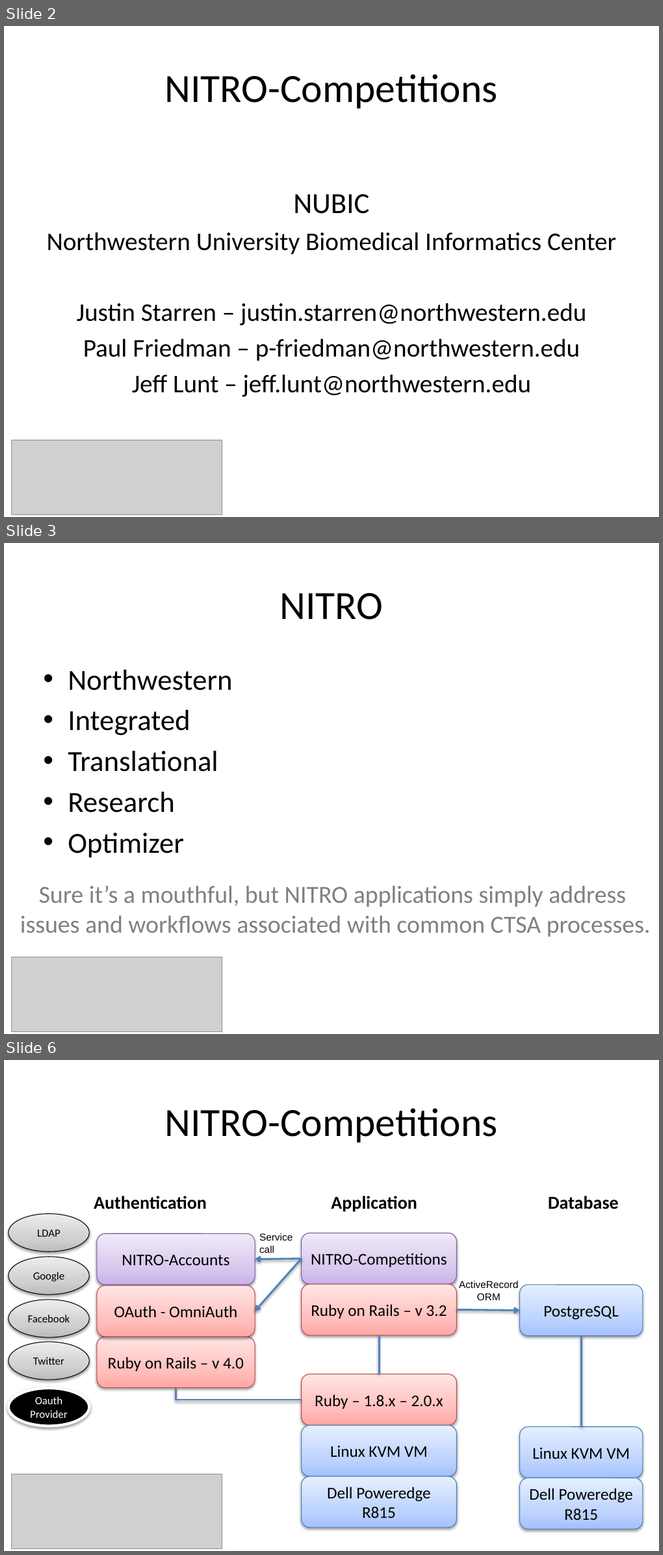
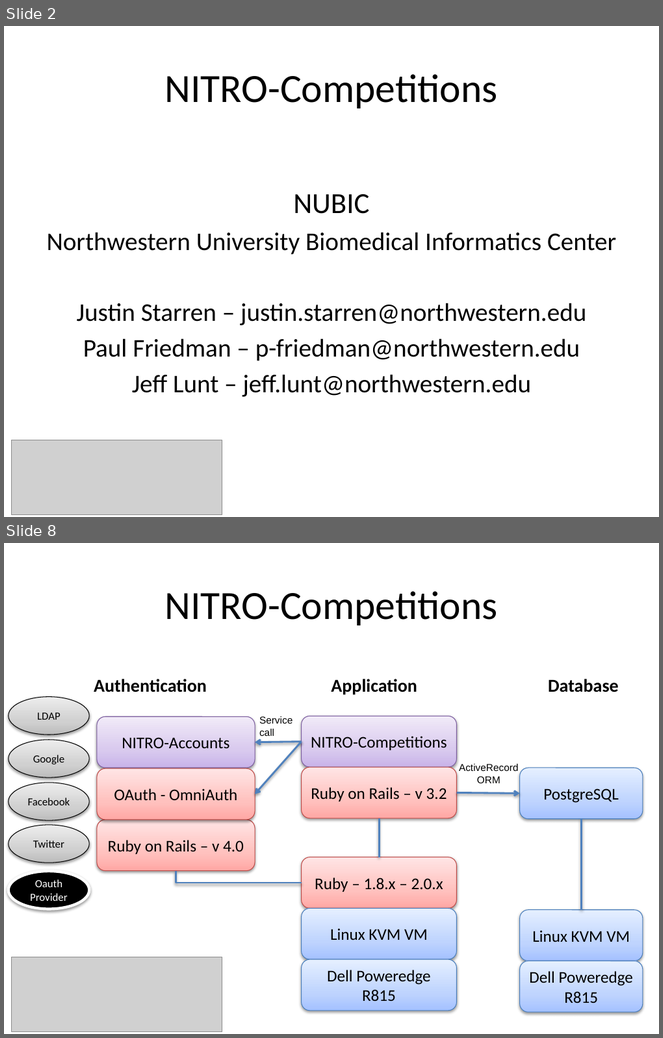
Before and after one commit to NUBIC/nitro-competitions, a slide deck: doc/presentations/20141107_NITRO-Competitions_CTS-AMIA.pptx. Shown one above the other, each under a label of ours: slides 2, 3 and 6 before the commit, slides 2 and 8 after it; the slides between them are not shown. The pictures are 663x1555 and 663x1038 pixels, drawn with LibreOffice and Linux fonts; fonts in the diff are those of the drawing; grey boxes stand for pictures; background and template pictures are left out. Boxes give left, top, right and bottom in pixels: in the first picture for what was removed or moved away, otherwise in the second. Text is boxed around its words. In the diff, an @@ line names an element or a change of style, - is before the commit and + after.

```diff
--- a/doc/presentations/20141107_NITRO-Competitions_CTS-AMIA.pptx
+++ b/doc/presentations/20141107_NITRO-Competitions_CTS-AMIA.pptx
@@ slide 3 removed at bbox=[4, 543, 659, 1034], background #FFFFFF @@
@@ title removed at bbox=[280, 593, 383, 620] @@
-NITRO
@@ text removed at bbox=[68, 670, 232, 858] @@
-• Northwestern
-• Integrated
-• Translational
-• Research
-• Optimizer
@@ text removed at bbox=[20, 886, 651, 937] @@
-Sure it’s a mouthful, but NITRO applications simply address
-issues and workflows associated with common CTSA processes.
@@ picture removed at bbox=[12, 958, 223, 1032] @@
@@ what was slide 6 is now slide 8 @@
```
Also in this commit, not shown: 6 slides changed, 2 slides added, 5 other slides removed.
